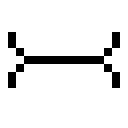
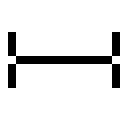
Two versions of the same layered image (w=128, h=128). Layer-by-layer changes:
painted on "Background" over [8, 48, 120, 72]
